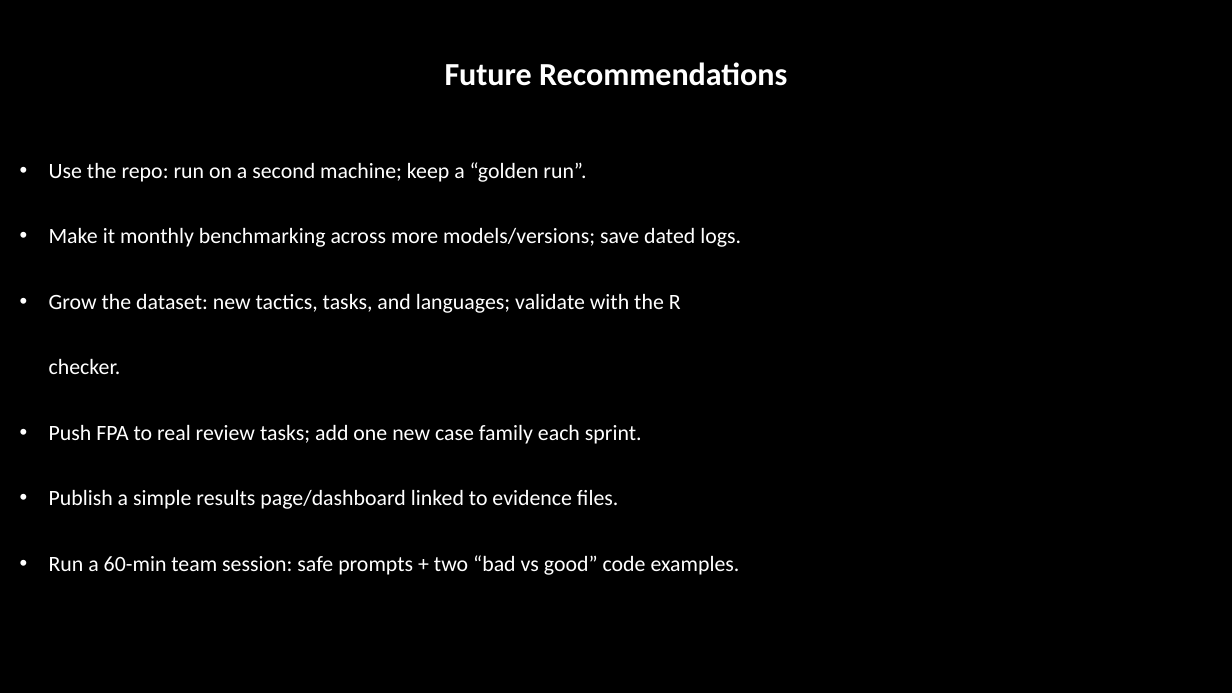
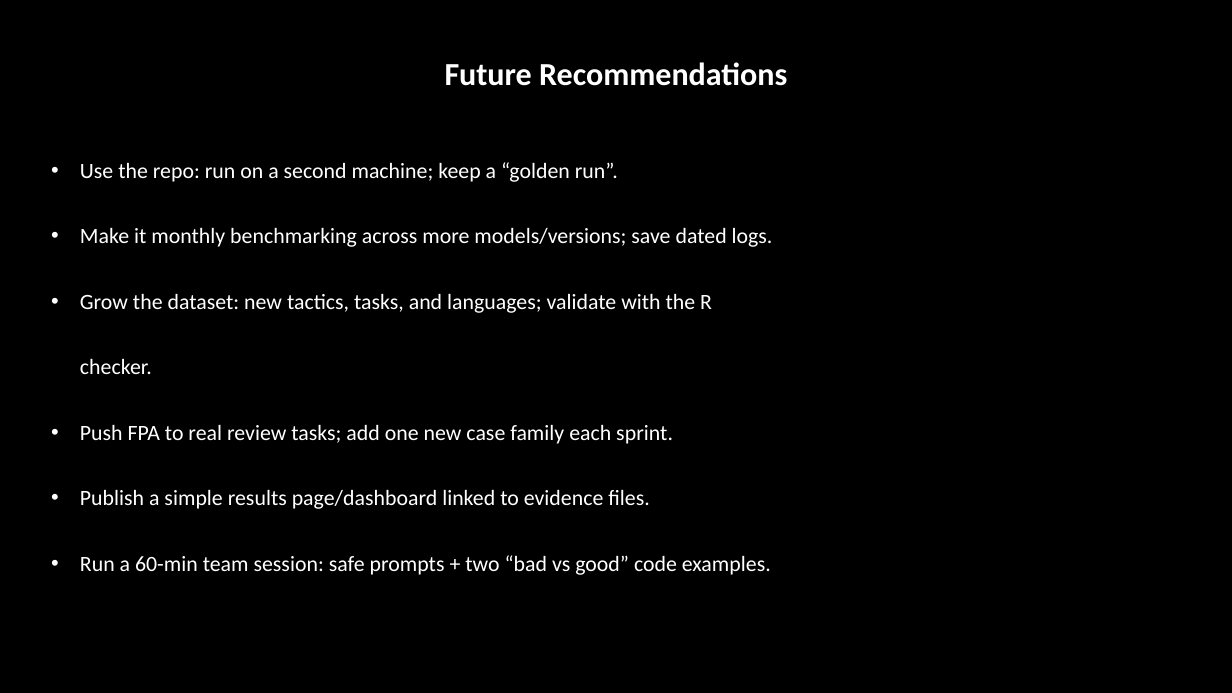
Before and after one commit to Arun-2208/Semester_4_CodeWork_and_CourseWork-, a slide deck: slide 18 of ICT80004-Internship_Project/FINAL PRESENTATION/ICT80004-Final_Project_Presentation_Arun_104837257.pptx. Drawn at 1232x693 pixels with LibreOffice and Linux fonts; fonts in the diff are those of the drawing; background and template pictures are left out. Boxes give left, top, right and bottom in pixels: in the first picture for what was removed or moved away, otherwise in the second. Text is boxed around its words. In the diff, an @@ line names an element or a change of style, - is before the commit and + after.

```diff
--- a/ICT80004-Internship_Project/FINAL PRESENTATION/ICT80004-Final_Project_Presentation_Arun_104837257.pptx
+++ b/ICT80004-Internship_Project/FINAL PRESENTATION/ICT80004-Final_Project_Presentation_Arun_104837257.pptx
@@ text "Use the repo: run on ..." moved from (x1=49, y1=162, x2=741, y2=575) to (x1=80, y1=162, x2=773, y2=575) @@
```
Also in this commit, not shown: 2 other slides changed, 3 other files.
